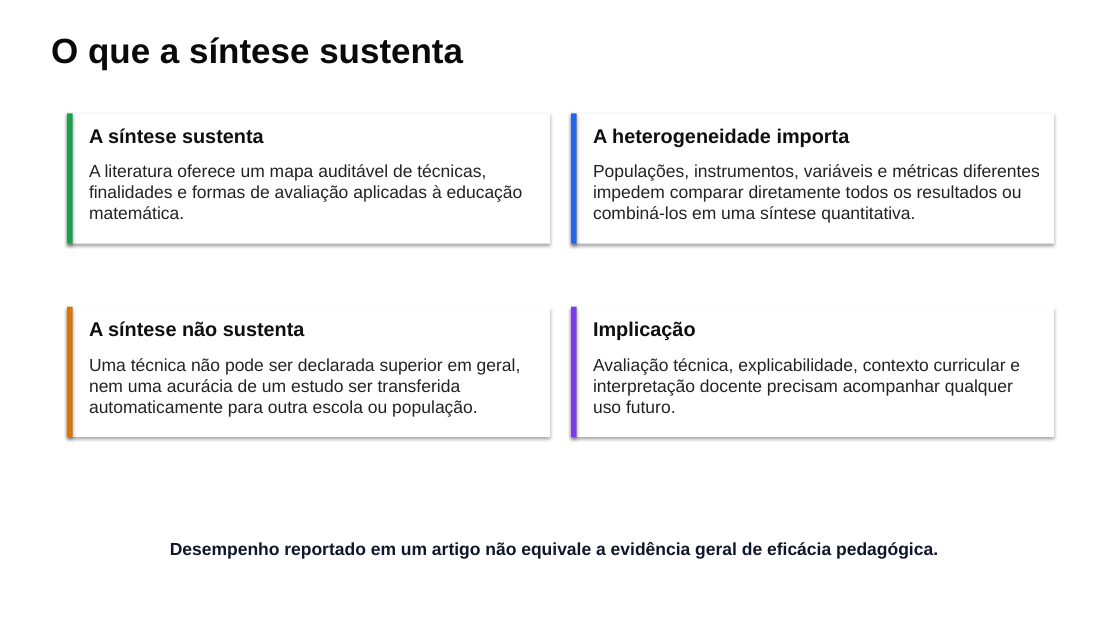
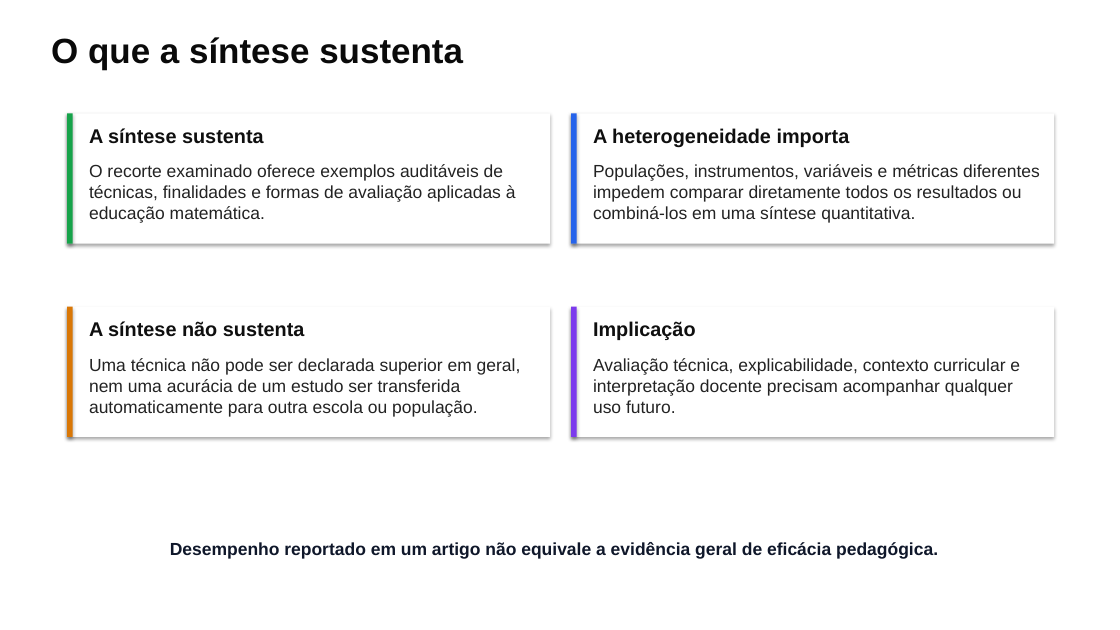
Before and after one commit to thalesfb/ccw, a slide deck: slide 14 of results/tcc/presentation/ensino_personalizado_de_matematica_tcc.pptx. Drawn at 1120x630 pixels with LibreOffice and Linux fonts; fonts in the diff are those of the drawing. Boxes give left, top, right and bottom in pixels: in the first picture for what was removed or moved away, otherwise in the second. Text is boxed around its words. In the diff, an @@ line names an element or a change of style, - is before the commit and + after.

```diff
--- a/results/tcc/presentation/ensino_personalizado_de_matematica_tcc.pptx
+++ b/results/tcc/presentation/ensino_personalizado_de_matematica_tcc.pptx
@@ text at <box>89,164,516,223</box>: text changed @@
-A literatura oferece um mapa auditável de técnicas, finalidades e formas de avaliação aplicadas à educação matemática.
+O recorte examinado oferece exemplos auditáveis de técnicas, finalidades e formas de avaliação aplicadas à educação matemática.
```
Also in this commit, not shown: 1 other slide changed, 9 other files.
